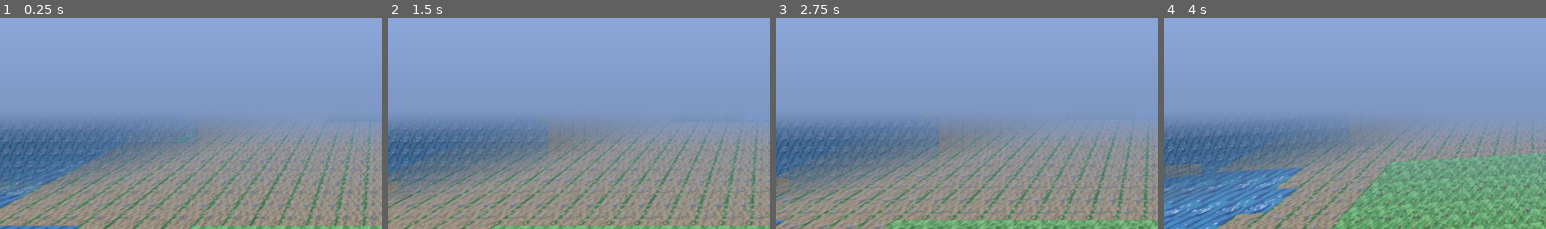
Above: before the commit, frames 1-4 (left to right).
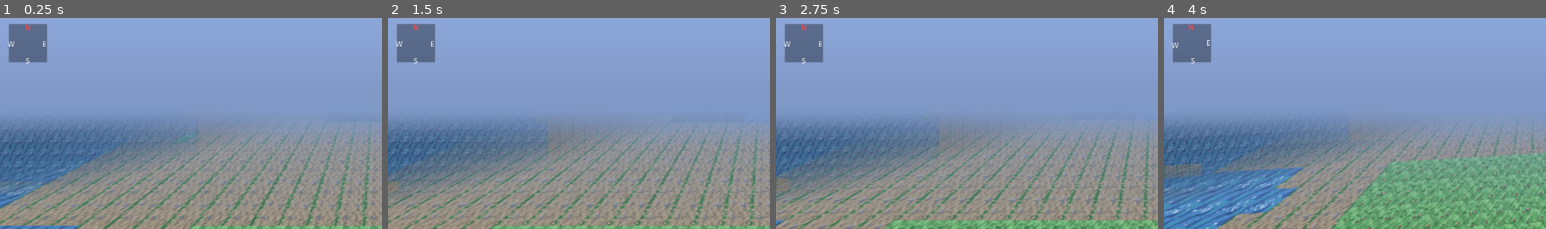
Above: after the commit, the same moments.

Repository: struktured-labs/cowardly-irregular
Game: Godot game, scene res://src/exploration/OverworldScene.tscn
Same seed, same stepped clock (60 frames per second), same inputs: the game is played once before the commit and once after it. This scene is started directly instead of the project's main scene.
Inputs (mouse positions are % of the whole screen's width and height, from its top left):
- Up to frame 1 (0.25 s): no input
- Up to frame 2 (1.5 s): tap Enter at 0.5 s; move the mouse to (72, 44) at 0.52 s; hold Right (ui_right) 0.53-1.25 s; hold R (battle_advance) 0.53-1.25 s; click (72, 44) at 0.67 s; tap Z (ui_accept) at 0.77, 1.07 s; drag from (30, 54) to (99, 2) at 1.27 s
- Up to frame 3 (2.75 s): move the mouse to (60, 27) at 2.02 s; hold Right (ui_right) from 2.03 s (still down); hold Tab (battle_toggle_auto) from 2.03 s (still down)
- Up to frame 4 (4 s): release Right (ui_right) at 2.75 s; release Tab (battle_toggle_auto) at 2.75 s; drag from (45, 69) to (56, 29) at 2.77 s; move the mouse to (80, 64) at 3.52 s; hold Left (ui_left) from 3.53 s (still down); tap E (camera_rotate_right) at 3.6 s; tap Z (ui_accept) at 3.77 s
The pictures show only the part of the screen within x 1-51%, y 0-50%; the shares and areas given below are measured in that part.

The runs differ from the first frame. In frame 1, 1.8% of the frame differs, in the area x 2-13%, y 2-22%; in frame 2, 1.8%; in frame 3, 1.8%; in frame 4, 1.8%.

Commit message:
feat: rotation-aware compass HUD for Mode 7 overworld
Small compass indicator in top-left corner showing N/E/S/W cardinal
directions that rotate with camera angle. N is highlighted red for
quick orientation. Semi-transparent black background.

Updated every frame in process_frame() — directions orbit around
center based on _current_rotation. Essential for 360° camera rotation
orientation (FF6 airship-style).

Co-Authored-By: Claude Opus 4.6 (1M context) <noreply@anthropic.com>

Diff:
--- a/src/exploration/Mode7Overlay.gd
+++ b/src/exploration/Mode7Overlay.gd
@@ -77,6 +77,13 @@
 const BILLBOARD_MIN_SCALE: float = 0.3
 const BILLBOARD_BASE_SIZE: float = 96.0
 
+## Compass HUD
+var _compass_container: Control
+var _compass_needle: Label
+var _compass_ring: Array[Label] = []
+const COMPASS_RADIUS: float = 28.0
+const COMPASS_DIRS: Array = ["N", "E", "S", "W"]
+
 var _current_rotation: float = 0.0
 const ROTATION_SPEED: float = 2.5
 const MAX_ROTATION: float = PI  # ±180° = full 360° rotation
@@ -186,6 +193,52 @@
 		_pending_dissolve_in = false
 		call_deferred("_auto_dissolve_in")
 
+	_setup_compass()
+
+
+func _setup_compass() -> void:
+	if not _player_overlay_layer:
+		return
+	_compass_container = Control.new()
+	_compass_container.name = "Compass"
+	_compass_container.size = Vector2(70, 70)
+	_compass_container.position = Vector2(20, 20)
+	_player_overlay_layer.add_child(_compass_container)
+
+	# Semi-transparent background circle
+	var bg = ColorRect.new()
+	bg.color = Color(0.0, 0.0, 0.0, 0.35)
+	bg.size = Vector2(64, 64)
+	bg.position = Vector2(3, 3)
+	_compass_container.add_child(bg)
+
+	# Cardinal direction labels
+	for i in range(4):
+		var lbl = Label.new()
+		lbl.text = COMPASS_DIRS[i]
+		lbl.horizontal_alignment = HORIZONTAL_ALIGNMENT_CENTER
+		lbl.vertical_alignment = VERTICAL_ALIGNMENT_CENTER
+		lbl.size = Vector2(20, 20)
+		lbl.add_theme_font_size_override("font_size", 12)
+		if i == 0:  # N is highlighted
+			lbl.add_theme_color_override("font_color", Color(1.0, 0.3, 0.3))
+		else:
+			lbl.add_theme_color_override("font_color", Color(0.9, 0.9, 0.9))
+		_compass_container.add_child(lbl)
+		_compass_ring.append(lbl)
+
+
+func _update_compass() -> void:
+	if _compass_ring.is_empty():
+		return
+	var center = Vector2(35, 35)
+	for i in range(4):
+		# Each direction is 90° apart: N=up, E=right, S=down, W=left
+		var base_angle = i * PI / 2.0 - PI / 2.0  # N=-90°, E=0°, S=90°, W=180°
+		var angle = base_angle - _current_rotation
+		var pos = center + Vector2(cos(angle), sin(angle)) * COMPASS_RADIUS
+		_compass_ring[i].position = pos - Vector2(10, 10)
+
 
 func _auto_dissolve_in() -> void:
 	await play_dissolve_in()
@@ -242,6 +295,8 @@
 	if cloud_density > 0.0 and _shader_mat:
 		_cloud_time += delta * 0.5
 		_shader_mat.set_shader_parameter("cloud_scroll", _cloud_time)
+
+	_update_compass()
 
 	# Sway
 	var screen_move = move_delta.rotated(-_current_rotation)
